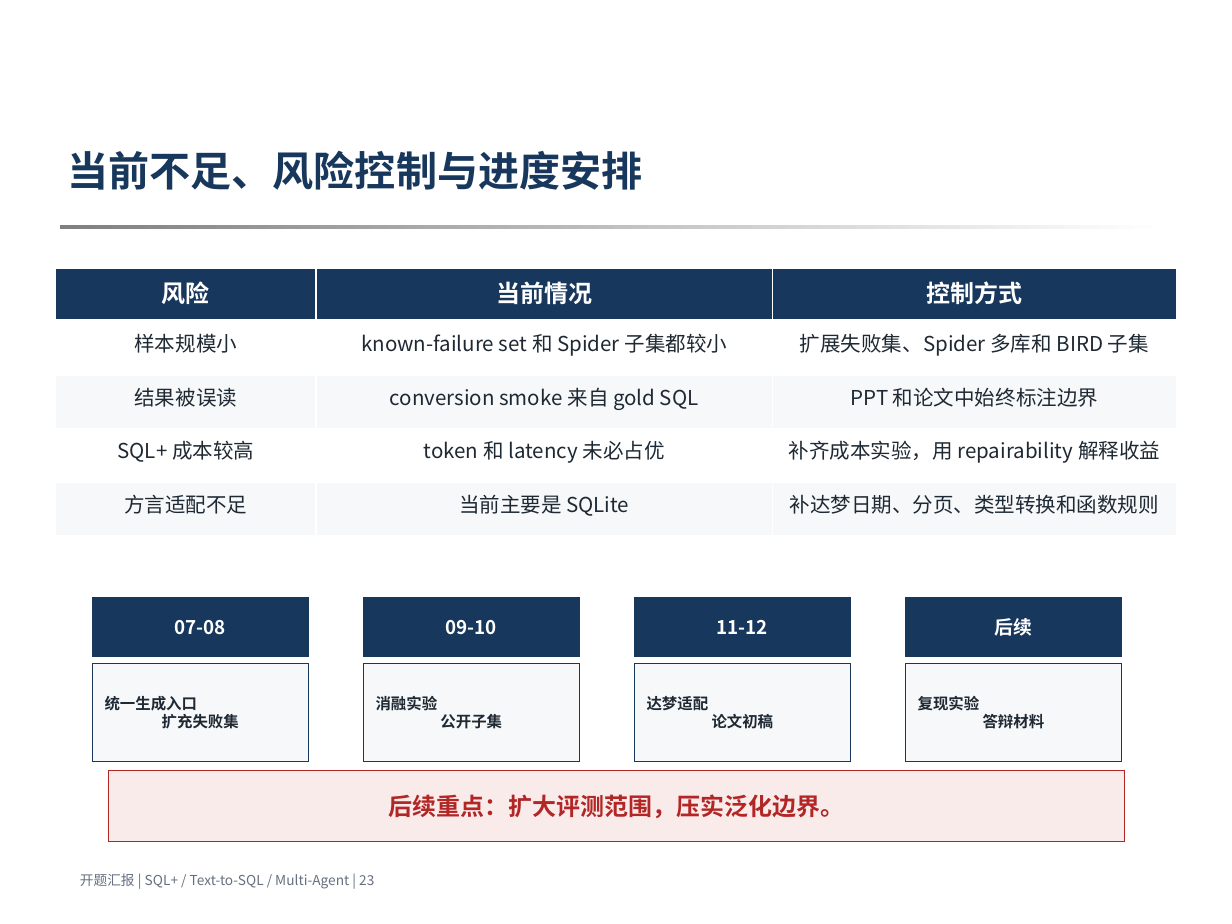
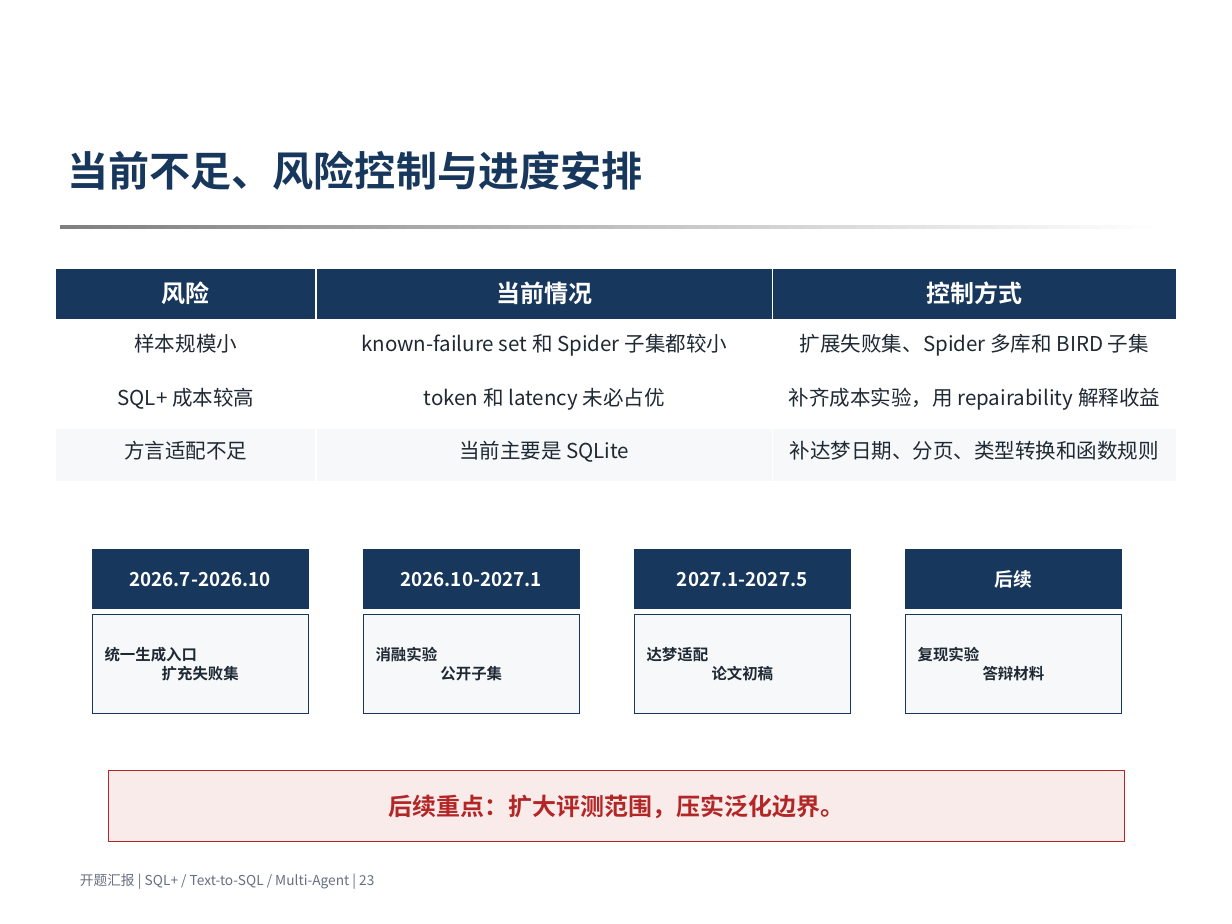
Before and after one commit to 3444374/nl2sql, a slide deck: slide 23 of docs/opening/opening_ppt_template_version_v6_long_notes.pptx. Drawn at 1232x924 pixels with LibreOffice and Linux fonts; fonts in the diff are those of the drawing; background and template pictures are left out. Boxes give left, top, right and bottom in pixels: in the first picture for what was removed or moved away, otherwise in the second. Text is boxed around its words. In the diff, an @@ line names an element or a change of style, - is before the commit and + after.

```diff
--- a/docs/opening/opening_ppt_template_version_v6_long_notes.pptx
+++ b/docs/opening/opening_ppt_template_version_v6_long_notes.pptx
@@ table at [55, 267, 1177, 535] @@
-row 3: 结果被误读 | conversion smoke 来自 gold SQL | PPT 和论文中始终标注边界
@@ 8 rectangles: place and size @@
-8 rectangles at [92, 598, 1121, 761]
+8 rectangles at [92, 549, 1121, 713]
@@ text in rectangle at [129, 572, 271, 587]: text changed @@
-07-08
+2026.7-2026.10
@@ text in rectangle at [400, 572, 542, 587]: text changed @@
-09-10
+2026.10-2027.1
@@ text in rectangle at [677, 572, 808, 587]: text changed @@
-11-12
+2027.1-2027.5
```
Also in this commit, not shown: 2 other slides changed, 2 other files.
